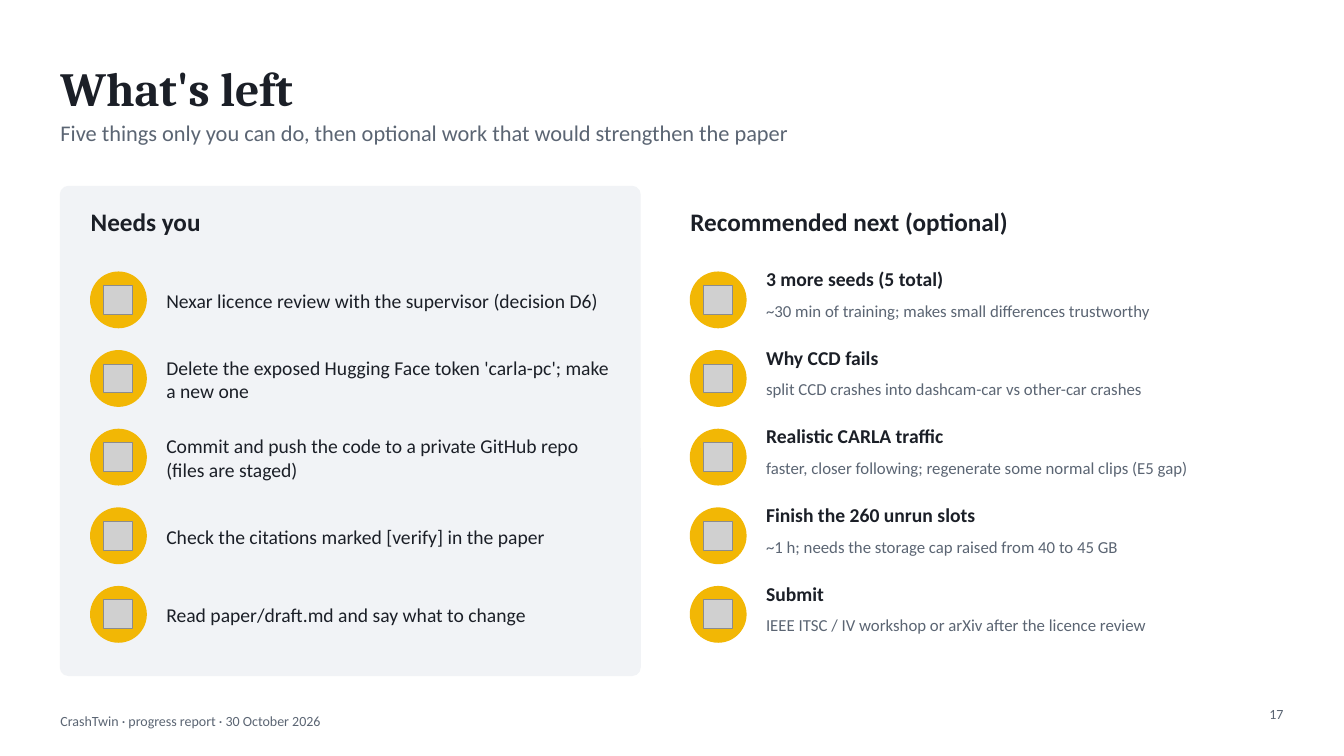
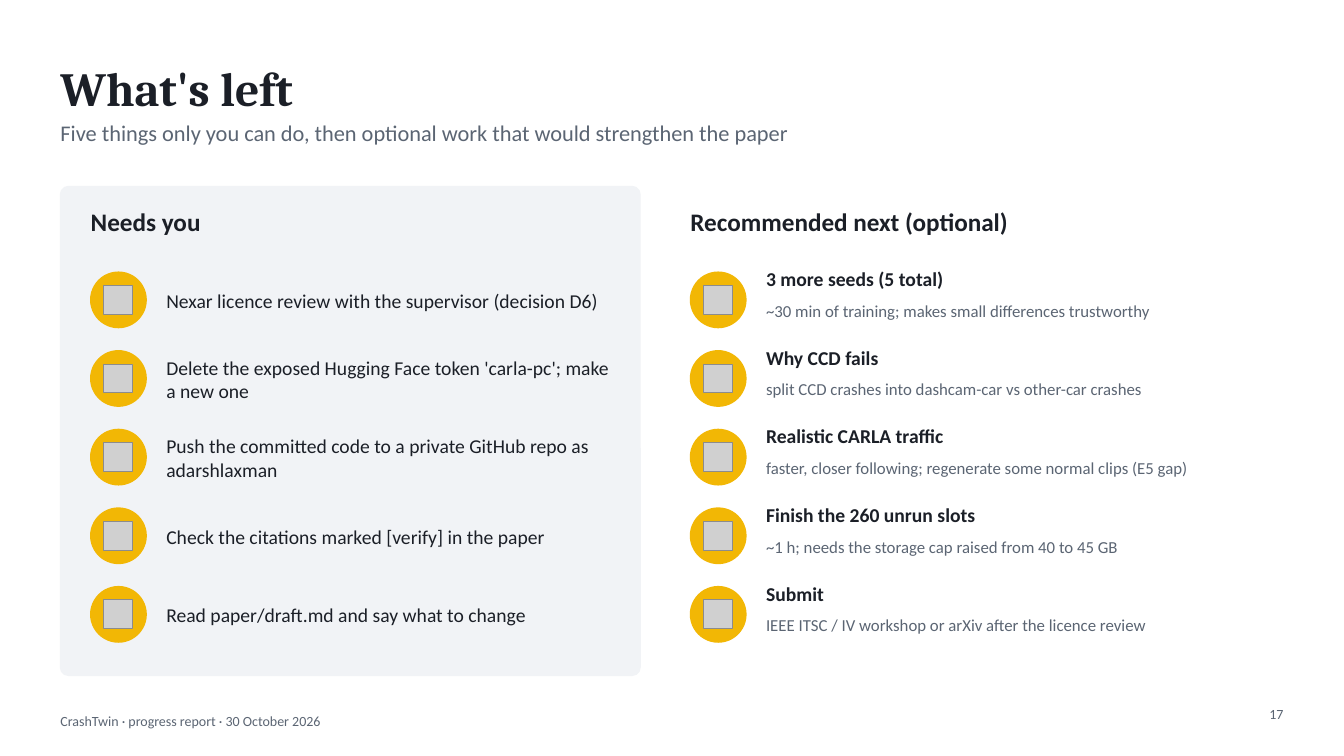
Before and after one commit to adarshlaxman/crashtwin, a slide deck: slide 17 of docs/CrashTwin_progress_20261030.pptx. Drawn at 1344x756 pixels with LibreOffice and Linux fonts; fonts in the diff are those of the drawing; grey boxes stand for pictures. Boxes give left, top, right and bottom in pixels: in the first picture for what was removed or moved away, otherwise in the second. Text is boxed around its words. In the diff, an @@ line names an element or a change of style, - is before the commit and + after.

```diff
--- a/docs/CrashTwin_progress_20261030.pptx
+++ b/docs/CrashTwin_progress_20261030.pptx
@@ text at <box>166,439,588,477</box>: text changed @@
-Commit and push the code to a private GitHub repo (files are staged)
+Push the committed code to a private GitHub repo as adarshlaxman
```
Also in this commit, not shown: 1 other slide changed, 1 other file.
